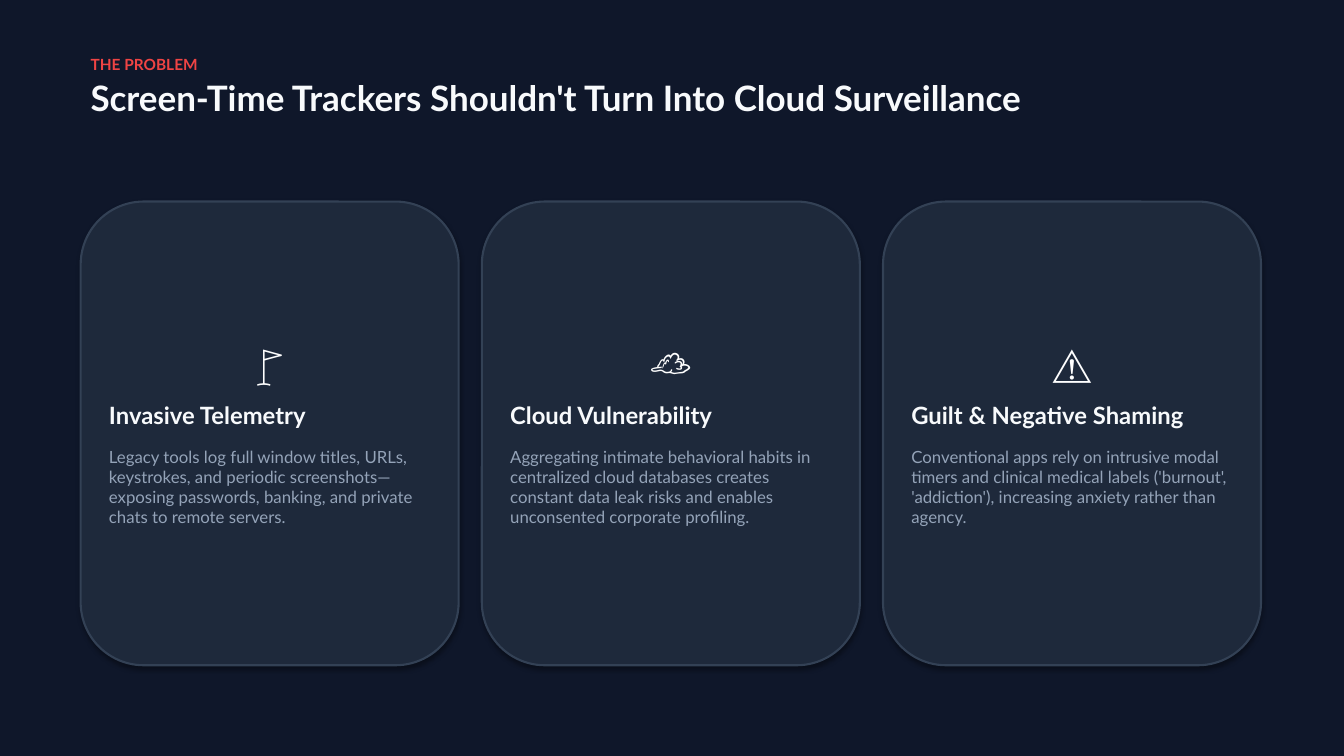
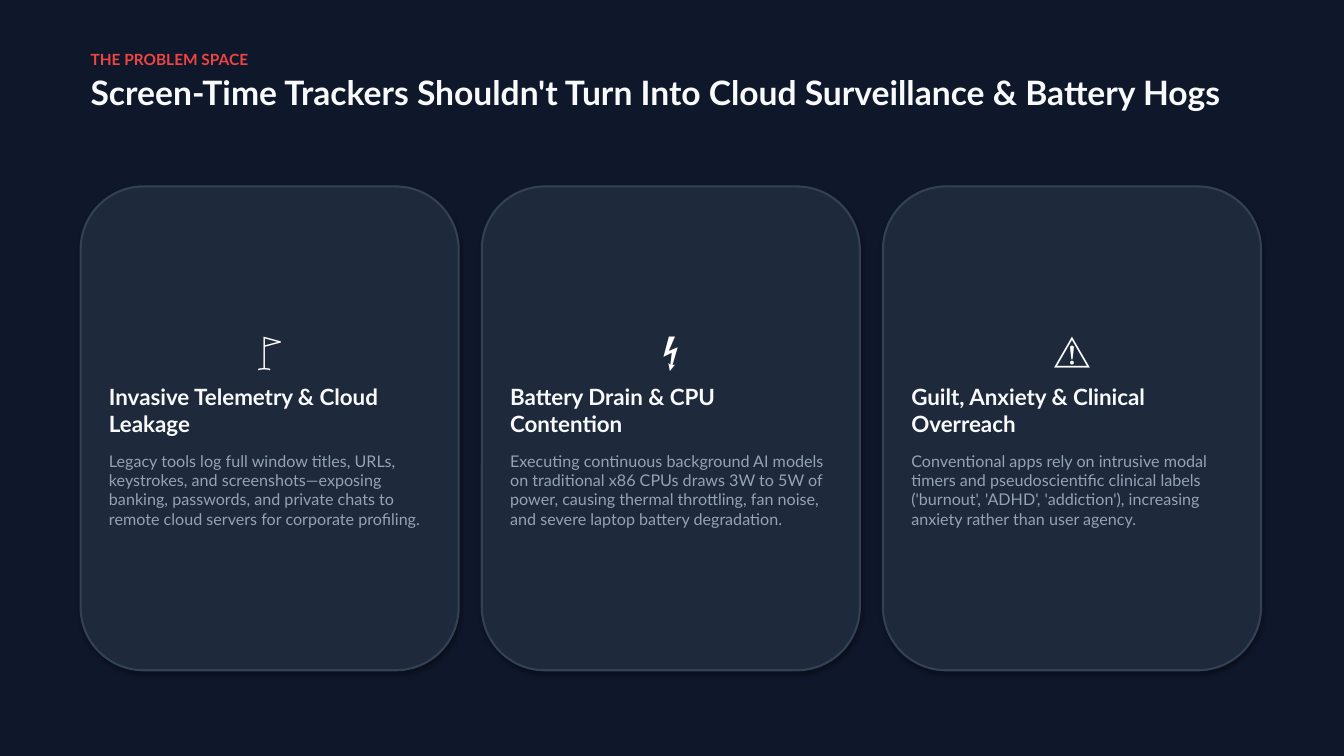
Before and after one commit to Rp-13-byt/MIRROR, a slide deck: slide 2 of submission/Mirror_Pitch_Deck.pptx. Drawn at 1344x756 pixels with LibreOffice and Linux fonts; fonts in the diff are those of the drawing. Boxes give left, top, right and bottom in pixels: in the first picture for what was removed or moved away, otherwise in the second. Text is boxed around its words. In the diff, an @@ line names an element or a change of style, - is before the commit and + after.

```diff
--- a/submission/Mirror_Pitch_Deck.pptx
+++ b/submission/Mirror_Pitch_Deck.pptx
@@ text at box(91, 53, 1220, 111): text changed; size 25 to 24 pt @@
-THE PROBLEM
-Screen-Time Trackers Shouldn't Turn Into Cloud Surveillance
+THE PROBLEM SPACE
+Screen-Time Trackers Shouldn't Turn Into Cloud Surveillance & Battery Hogs
@@ rounded rectangle "🚩": place and size @@
-rounded rectangle "🚩" at box(81, 202, 459, 665)
+rounded rectangle "🚩" at box(81, 187, 459, 670)
@@ rounded rectangle "🚩" at box(81, 187, 459, 670): size 28 to 26 pt in "🚩" @@
@@ rounded rectangle "⚡": place and size @@
-rounded rectangle "⚡" at box(482, 202, 860, 665)
+rounded rectangle "⚡" at box(482, 187, 860, 670)
@@ rounded rectangle "⚠️": place and size @@
-rounded rectangle "⚠️" at box(883, 202, 1261, 665)
+rounded rectangle "⚠️" at box(883, 187, 1261, 670)
@@ rounded rectangle "⚠️" at box(883, 187, 1261, 670): size 28 to 26 pt in "⚠️" @@
@@ text in rounded rectangle at box(109, 388, 420, 528): text changed; size 12 to 11.5 pt @@
-Invasive Telemetry
-Legacy tools log full window titles, URLs, keystrokes, and periodic screenshots—exposing passwords, banking, and private chats to remote servers.
+Invasive Telemetry & Cloud Leakage
+Legacy tools log full window titles, URLs, keystrokes, and screenshots—exposing banking, passwords, and private chats to remote cloud servers for corporate profiling.
@@ text in rounded rectangle at box(510, 388, 824, 528): text changed; size 12 to 11.5 pt @@
-☁️
-Cloud Vulnerability
-Aggregating intimate behavioral habits in centralized cloud databases creates constant data leak risks and enables unconsented corporate profiling.
+⚡
+Battery Drain & CPU Contention
+Executing continuous background AI models on traditional x86 CPUs draws 3W to 5W of power, causing thermal throttling, fan noise, and severe laptop battery degradation.
@@ text in rounded rectangle at box(911, 388, 1207, 528): text changed; size 12 to 11.5 pt @@
-Guilt & Negative Shaming
-Conventional apps rely on intrusive modal timers and clinical medical labels ('burnout', 'addiction'), increasing anxiety rather than agency.
+Guilt, Anxiety & Clinical Overreach
+Conventional apps rely on intrusive modal timers and pseudoscientific clinical labels ('burnout', 'ADHD', 'addiction'), increasing anxiety rather than user agency.
```
Also in this commit, not shown: 7 other slides changed, 3 slides added, 2 slides removed, 5 other files.
